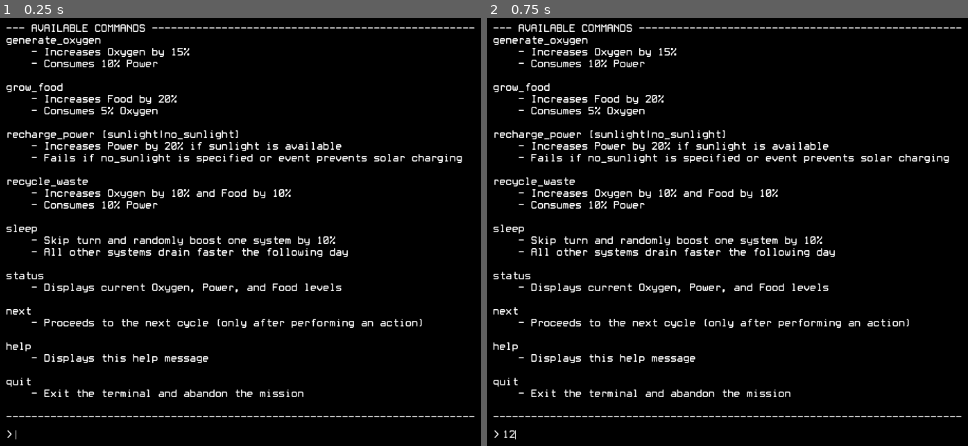
Above: before the commit, frames 1-2 (left to right).
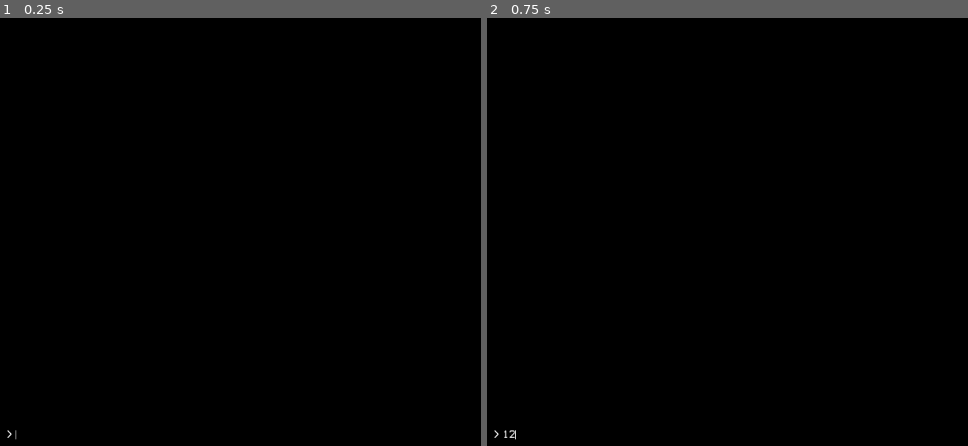
Above: after the commit, the same moments.

Repository: bsuster/Outpost-Equilibrium
Game: Godot game, scene res://scenes/characters/terminal.tscn
The game is run twice, just before and just after one commit, with the same random seed, the same clock (stepped at 60 frames per second) and the same inputs. Before the commit the project starts from res://scenes/levels/terminal.tscn.
Inputs (mouse positions are in pixels of both pictures, inside the frame that each line leads up to):
- Up to frame 1 (0.25 s): no input
- Up to frame 2 (0.75 s): click (881, 433) at 0.52 s; type "12" at 0.6 s

The runs differ from the first frame. In frame 1, 8.3% of the frame differs, in the area x 1-99%, y 1-94%; in frame 2, 8.3%.

Commit message:
Add main level and intro text

Diff:
--- a/scenes/levels/terminal.gd
+++ b/scenes/characters/terminal.gd
@@ -1,4 +1,6 @@
 extends Control
+
+class_name Terminal
 
 signal printing_done
 
@@ -46,3 +48,4 @@
 		await get_tree().create_timer(0.0001).timeout
 
 	is_printing = false
+	printing_done.emit()
--- a/scenes/levels/terminal.tscn
+++ b/scenes/characters/terminal.tscn
@@ -1,7 +1,7 @@
 [gd_scene load_steps=3 format=3 uid="uid://bkscwnpo0mbfl"]
 
 [ext_resource type="Theme" uid="uid://di4e7tnr2a1hj" path="res://terminal_theme.tres" id="1_w35if"]
-[ext_resource type="Script" uid="uid://hm7rfmep5iuy" path="res://scenes/levels/terminal.gd" id="2_17c4d"]
+[ext_resource type="Script" uid="uid://hm7rfmep5iuy" path="res://scenes/characters/terminal.gd" id="2_17c4d"]
 
 [node name="Terminal" type="Control"]
 layout_mode = 3
@@ -32,40 +32,6 @@
 unique_name_in_owner = true
 layout_mode = 2
 size_flags_vertical = 3
-text = "--- AVAILABLE COMMANDS ---------------------------------------------------
-generate_oxygen
-	- Increases Oxygen by 15%
-	- Consumes 10% Power
-
-grow_food
-	- Increases Food by 20%
-	- Consumes 5% Oxygen
-
-recharge_power [sunlight|no_sunlight]
-	- Increases Power by 20% if sunlight is available
-	- Fails if no_sunlight is specified or event prevents solar charging
-
-recycle_waste
-	- Increases Oxygen by 10% and Food by 10%
-	- Consumes 10% Power
-
-sleep
-	- Skip turn and randomly boost one system by 10%
-	- All other systems drain faster the following day
-
-status
-	- Displays current Oxygen, Power, and Food levels
-
-next
-	- Proceeds to the next cycle (only after performing an action)
-
-help
-	- Displays this help message
-
-quit
-	- Exit the terminal and abandon the mission
-
---------------------------------------------------------------------------"
 scroll_following = true
 vertical_alignment = 2
 
@@ -81,6 +47,7 @@
 layout_mode = 2
 size_flags_horizontal = 3
 max_length = 110
+editable = false
 emoji_menu_enabled = false
 shortcut_keys_enabled = false
 middle_mouse_paste_enabled = false
--- /dev/null
+++ b/scenes/levels/main_scene.tscn
@@ -0,0 +1,18 @@
+[gd_scene load_steps=3 format=3 uid="uid://i0760vxk077j"]
+
+[ext_resource type="PackedScene" uid="uid://bkscwnpo0mbfl" path="res://scenes/characters/terminal.tscn" id="1_6312j"]
+[ext_resource type="Script" uid="uid://o7fjx4uyj3nv" path="res://scenes/misc/introduction.gd" id="2_ybdc1"]
+
+[node name="MainScene" type="Control"]
+layout_mode = 3
+anchors_preset = 15
+anchor_right = 1.0
+anchor_bottom = 1.0
+grow_horizontal = 2
+grow_vertical = 2
+
+[node name="Terminal" parent="." instance=ExtResource("1_6312j")]
+layout_mode = 1
+
+[node name="Introduction" type="Node" parent="."]
+script = ExtResource("2_ybdc1")
--- /dev/null
+++ b/scenes/misc/introduction.gd
@@ -0,0 +1,58 @@
+extends Node
+
+@onready var terminal: Terminal = $"../Terminal"
+
+var intro_text_blocks: Array[String] = [
+	"[BOOTING TERMINAL INTERFACE…]",
+	"\n[LOADING COLONY MANAGEMENT SYSTEM v3.42]",
+	"\n[USER IDENTIFIED: SYSTEMS OPERATOR - \"COMMANDER\"]",
+	"\n[STATUS: CRITICAL | CONNECTION: LOST]\n────────────────────────────────────────────────────────",
+	"\n\n>> YEAR: 2187
+>> LOCATION: OUTPOST EOS — Epsilon Eridani b
+>> DISTANCE TO EARTH: 10.5 light years",
+	"\n\n> Log Entry 0001:
+> For 187 days, the colony operated under strict Earth regulation.
+> Supply drops. Engineering updates. Constant contact.
+>  ",
+	"
+> Then, silence.",
+
+"\n\n>> ALL CONNECTIONS TO EARTH: TERMINATED
+>> LAST MESSAGE: UNREADABLE | SIGNAL LOSS UNKNOWN
+>> MISSION STATUS: ABANDONED",
+
+"\n\n> The settlers look to you now — the last systems operator on site.
+> With no help coming, survival rests on your ability to maintain
+> the colony’s core systems:
+
+- ATMOSPHERE
+- POWER GRID
+- FOOD STORES   ",
+
+"\n\n> Any system that fails will result in catastrophic loss of life.",
+
+"
+
+────────────────────────────────────────────────────────
+
+>> INTERFACE ACTIVE – COMMAND LINE MODE ENGAGED
+>> Use `help` to view available commands
+>> Use `status` to view current system levels
+>> Type `next` to begin Day 1
+
+────────────────────────────────────────────────────────",
+"
+> YOU ARE THE FINAL LINE. BALANCE IS SURVIVAL.",
+"
+> GOOD LUCK, COMMANDER."
+]
+
+func _ready():
+	terminal.disable_input()
+	for line in intro_text_blocks:
+		terminal.print_terminal_output(line)
+		await terminal.printing_done
+		await get_tree().create_timer(2).timeout
+
+	terminal.enable_input()
+	queue_free.call_deferred()
Renamed: scenes/levels/terminal.gd.uid -> scenes/characters/terminal.gd.uid
Not shown, added: scenes/misc/introduction.gd.uid
